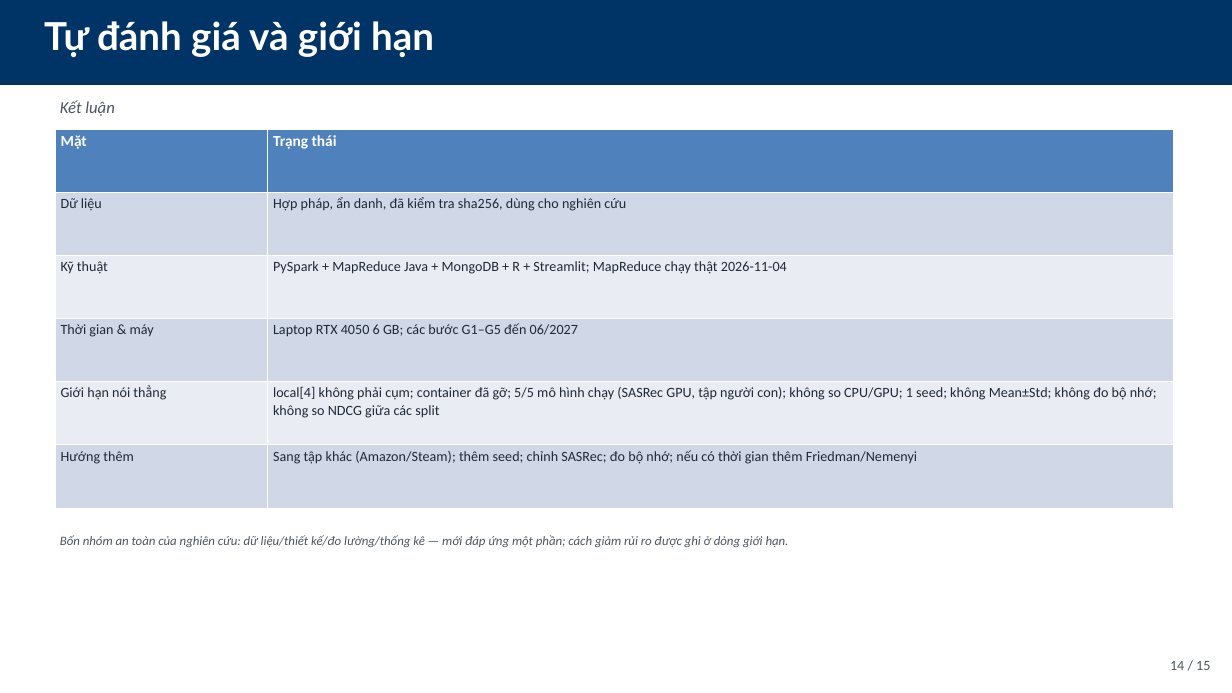
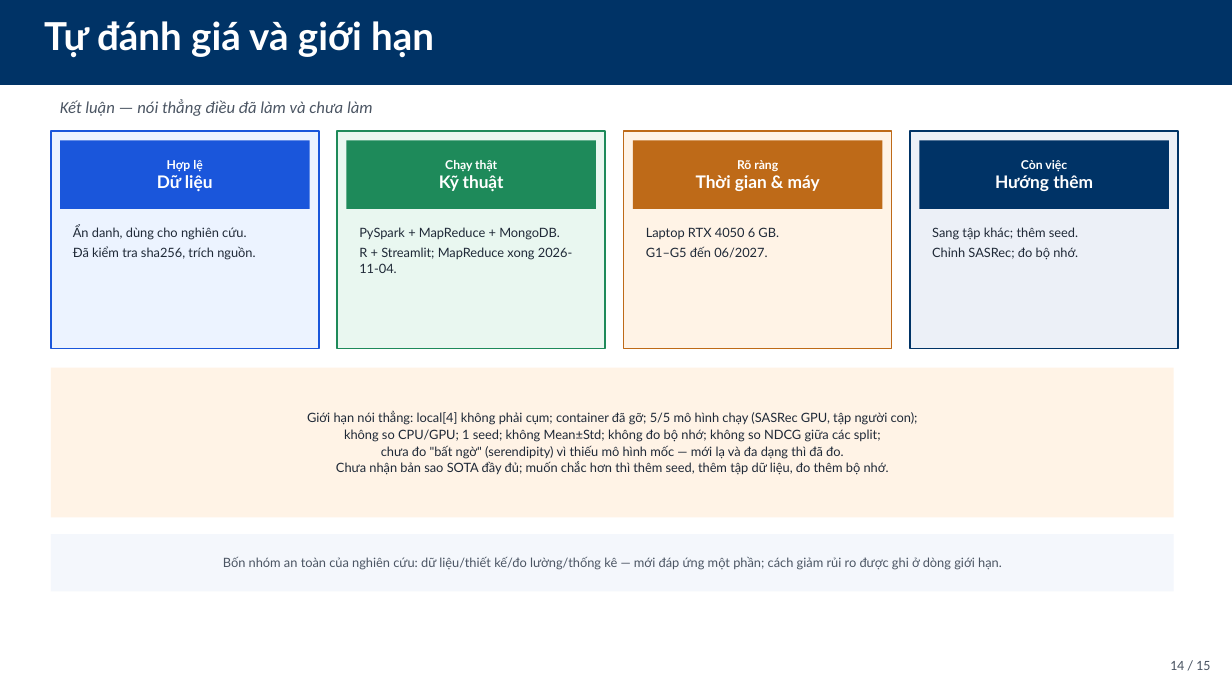
Before and after one commit to StreetParkourZombie/Recommendation_System, a slide deck: slide 14 of docs/Project/Main/Presentation/Slides/PPNCKH_DeCuong_15slides.pptx. Drawn at 1232x693 pixels with LibreOffice and Linux fonts; fonts in the diff are those of the drawing. Boxes give left, top, right and bottom in pixels: in the first picture for what was removed or moved away, otherwise in the second. Text is boxed around its words. In the diff, an @@ line names an element or a change of style, - is before the commit and + after.

Commit message:
feat: add recsys supplementary metrics and refresh research docs
Add novelty/diversity metrics, Friedman comparison output, rerun notebooks 06-13, regenerate slides, and update docs/plans to 2026-11-20. Serendipity and Nemenyi remain unmeasured.

```diff
--- a/docs/Project/Main/Presentation/Slides/PPNCKH_DeCuong_15slides.pptx
+++ b/docs/Project/Main/Presentation/Slides/PPNCKH_DeCuong_15slides.pptx
@@ text at <box>60,100,373,116</box>: text changed @@
-Kết luận
+Kết luận — nói thẳng điều đã làm và chưa làm
@@ rounded rectangle added at <box>51,131,319,348</box>, fill #ECF3FF, outline #1A56DB 1.25 pt @@
@@ table removed at <box>55,129,1174,508</box>, 6 rows, 2 columns @@
-Mặt | Trạng thái
-Dữ liệu | Hợp pháp, ẩn danh, đã kiểm tra sha256, dùng cho nghiên cứu
-Kỹ thuật | PySpark + MapReduce Java + MongoDB + R + Streamlit; MapReduce chạy thật 2026-11-04
-Thời gian & máy | Laptop RTX 4050 6 GB; các bước G1–G5 đến 06/2027
-Giới hạn nói thẳng | local[4] không phải cụm; container đã gỡ; 5/5 mô hình chạy (SASRec GPU, tập người con); không so CPU/GPU; 1 seed; không Mean±Std; không đo bộ nhớ; không so NDCG giữa các split
-Hướng thêm | Sang tập khác (Amazon/Steam); thêm seed; chỉnh SASRec; đo bộ nhớ; nếu có thời gian thêm Friedman/Nemenyi
@@ rounded rectangle added at <box>60,140,310,209</box>, fill #1A56DB, 13.5 pt, text #FFFFFF, bold @@
+Hợp lệ
+Dữ liệu
@@ rounded rectangle added at <box>337,131,605,348</box>, fill #E9F7F0, outline #1E8A5A 1.25 pt @@
@@ rounded rectangle added at <box>347,140,596,209</box>, fill #1E8A5A, 9.5 pt, text #FFFFFF, bold @@
+Chạy thật
+Kỹ thuật
@@ rounded rectangle added at <box>624,131,892,348</box>, fill #FFF3E6, outline #BE6A18 1.25 pt @@
@@ rounded rectangle added at <box>633,140,883,209</box>, fill #BE6A18, 13.5 pt, text #FFFFFF, bold @@
+Rõ ràng
+Thời gian & máy
@@ rounded rectangle added at <box>910,131,1178,348</box>, fill #ECF0F7, outline #003366 1.25 pt @@
@@ rounded rectangle added at <box>920,140,1169,209</box>, fill #003366, 13.5 pt, text #FFFFFF, bold @@
+Còn việc
+Hướng thêm
@@ text added at <box>73,226,255,260</box>, 10 pt, text #1F2937 @@
+Ẩn danh, dùng cho nghiên cứu.
+Đã kiểm tra sha256, trích nguồn.
@@ text added at <box>359,227,572,273</box>, 10 pt, text #1F2937 @@
+PySpark + MapReduce + MongoDB.
+R + Streamlit; MapReduce xong 2026-11-04.
@@ text added at <box>646,227,779,258</box>, 10 pt, text #1F2937 @@
+Laptop RTX 4050 6 GB.
+G1–G5 đến 06/2027.
@@ text added at <box>932,227,1078,260</box>, 10 pt, text #1F2937 @@
+Sang tập khác; thêm seed.
+Chỉnh SASRec; đo bộ nhớ.
@@ rounded rectangle added at <box>51,368,1174,518</box>, fill #FFF3E6, 10 pt, text #1F2937 @@
+Giới hạn nói thẳng: local[4] không phải cụm; container đã gỡ; 5/5 mô hình chạy (SASRec GPU, tập người con);
+không so CPU/GPU; 1 seed; không Mean±Std; không đo bộ nhớ; không so NDCG giữa các split;
+chưa đo "bất ngờ" (serendipity) vì thiếu mô hình mốc — mới lạ và đa dạng thì đã đo.
+Chưa nhận bản sao SOTA đầy đủ; muốn chắc hơn thì thêm seed, thêm tập dữ liệu, đo thêm bộ nhớ.
@@ rounded rectangle "Bốn nhóm an toàn của ...": place and size @@
-rounded rectangle "Bốn nhóm an toàn của ..." at <box>60,535,789,547</box>
+rounded rectangle "Bốn nhóm an toàn của ..." at <box>51,534,1174,592</box>
@@ rounded rectangle "Bốn nhóm an toàn của ..." at <box>51,534,1174,592</box>: font Calibri to Lato, italic off; alignment left to centre; more space between paragraphs; vertical alignment top to middle; fill none to #F4F7FC @@
```
Also in this commit, not shown: 13 other slides changed, 35 other files.
